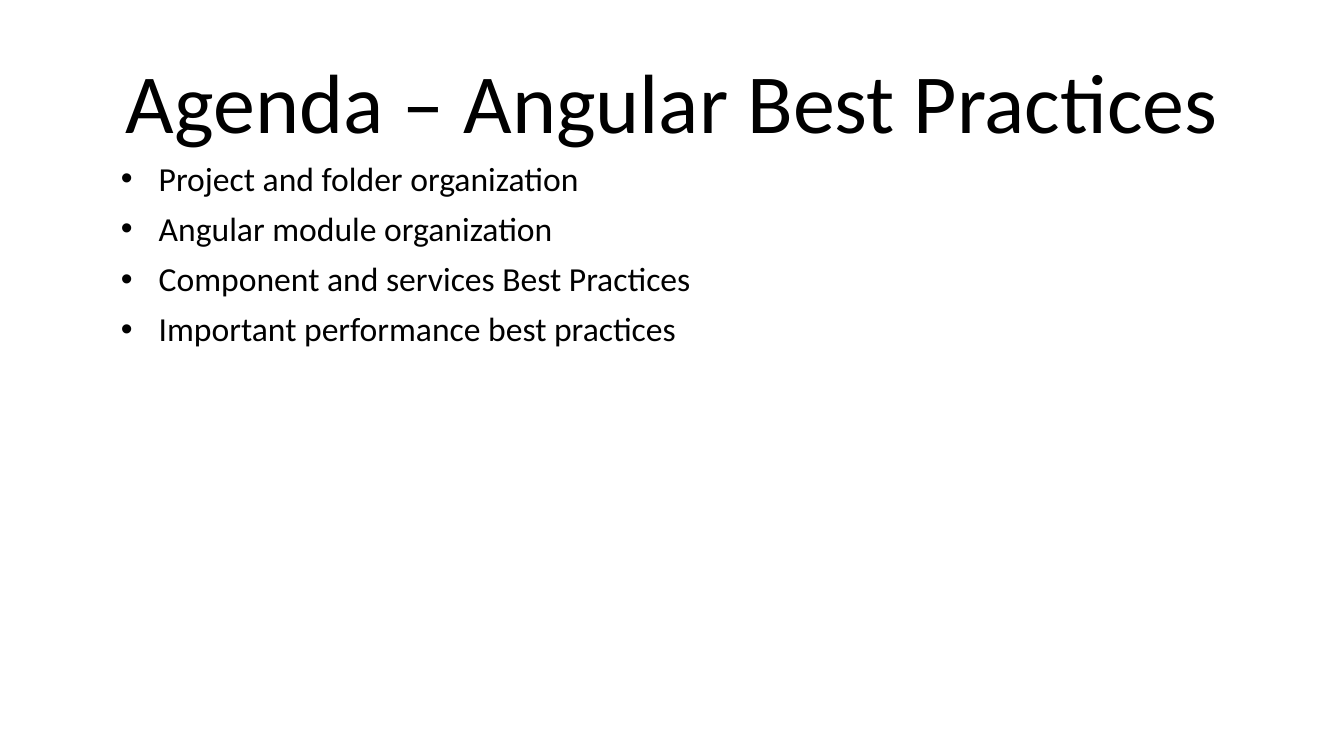
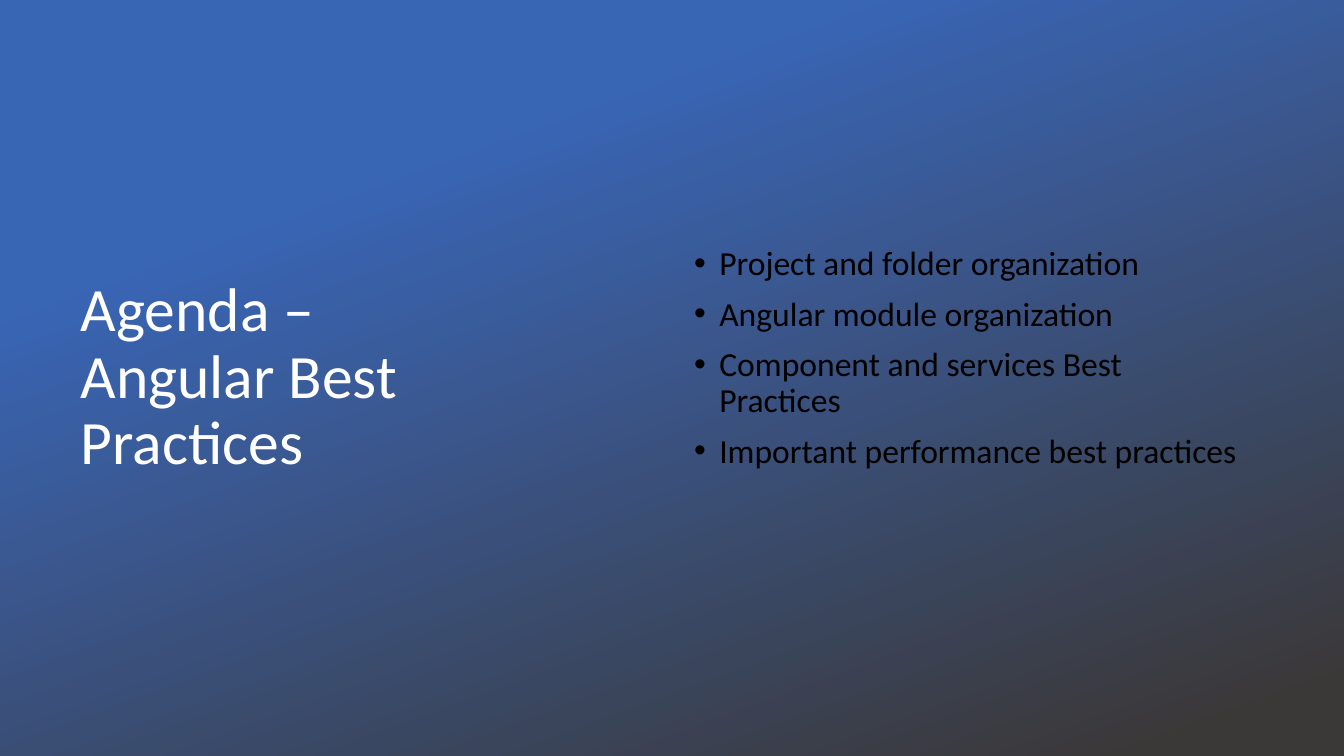
Before and after one commit to kontacthimanshu/angular-fundamentals, a slide deck: slide 4 of PPTs/00-Introduction.pptx. Drawn at 1344x756 pixels with LibreOffice and Linux fonts; fonts in the diff are those of the drawing; background and template pictures are left out. Boxes give left, top, right and bottom in pixels: in the first picture for what was removed or moved away, otherwise in the second. Text is boxed around its words. In the diff, an @@ line names an element or a change of style, - is before the commit and + after.

```diff
--- a/PPTs/00-Introduction.pptx
+++ b/PPTs/00-Introduction.pptx
@@ rectangle added at (x1=0, y1=0, x2=1344, y2=756), fill gradient #3965B5 to #3B3838 @@
@@ subtitle "Project and folder organization" moved from (x1=159, y1=167, x2=690, y2=347) to (x1=719, y1=251, x2=1237, y2=469) @@
@@ subtitle "Project and folder organization" at (x1=719, y1=251, x2=1237, y2=469): indent changed; vertical alignment top to middle @@
@@ title "Agenda – Angular Best Practices" moved from (x1=126, y1=74, x2=1217, y2=148) to (x1=81, y1=288, x2=397, y2=465) @@
@@ title "Agenda – Angular Best Practices" at (x1=81, y1=288, x2=397, y2=465): size 60 to 44 pt, text colour #000000 to #FFFFFF; alignment centre to left; vertical alignment bottom to middle @@
```
Also in this commit, not shown: 3 other slides changed, 15 other files.
